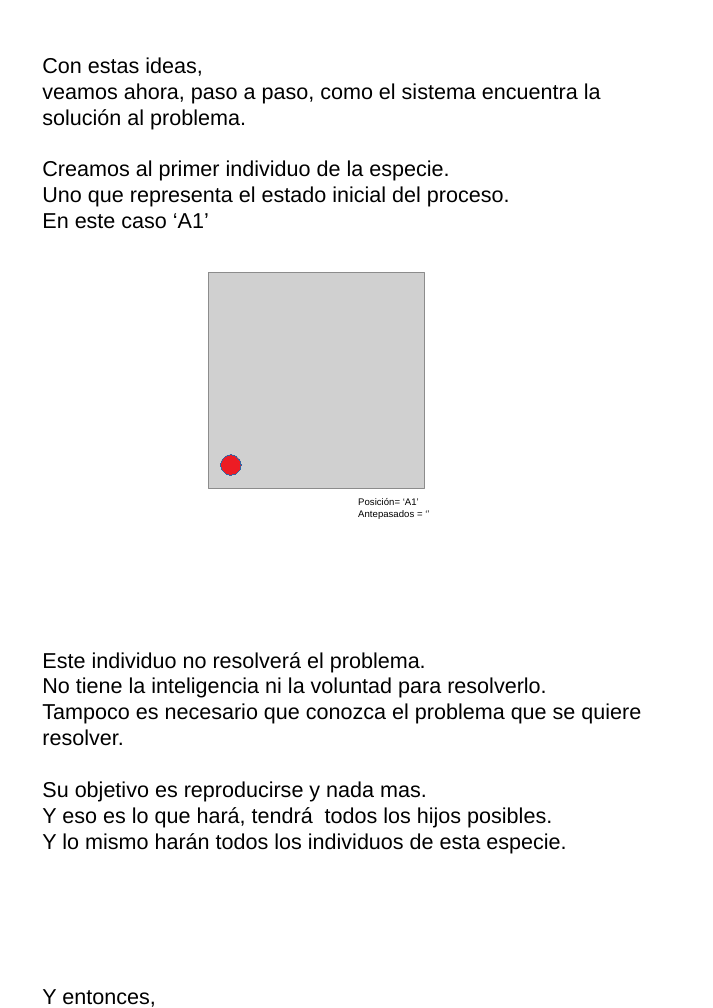
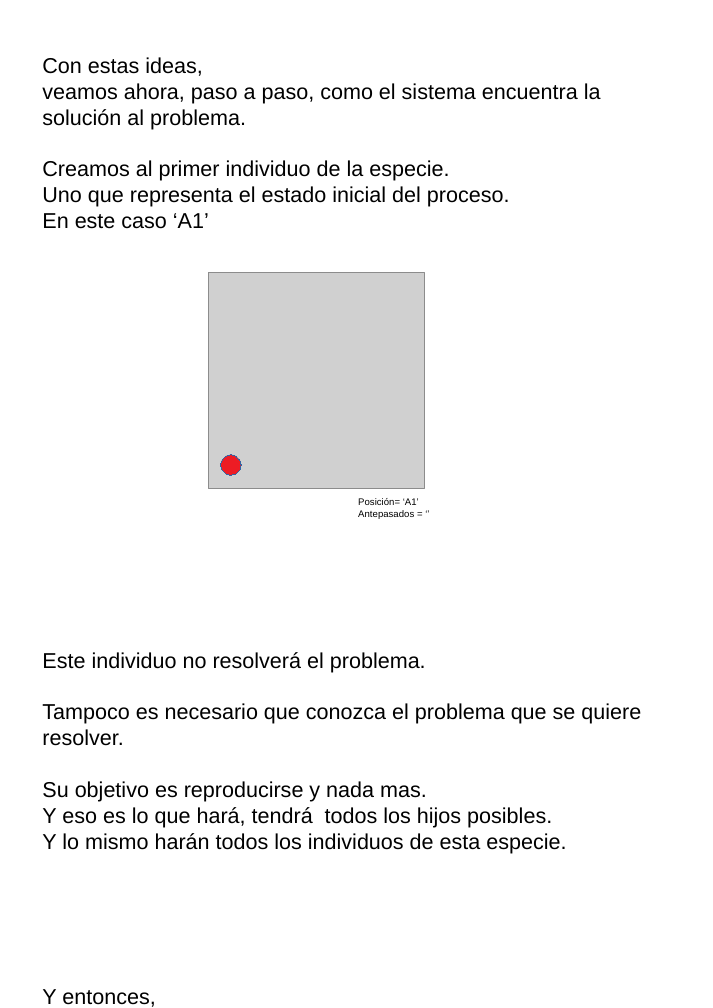
Before and after one commit to fabhrius/La-Cosa, a slide deck: slide 10 of capitulos/Resolver un problema simple/Resolviendo un problema simple.odp. Drawn at 713x1008 pixels with LibreOffice and Linux fonts; fonts in the diff are those of the drawing; grey boxes stand for pictures. Boxes give left, top, right and bottom in pixels: in the first picture for what was removed or moved away, otherwise in the second. Text is boxed around its words. In the diff, an @@ line names an element or a change of style, - is before the commit and + after.

```diff
--- a/capitulos/Resolver un problema simple/Resolviendo un problema simple.odp
+++ b/capitulos/Resolver un problema simple/Resolviendo un problema simple.odp
@@ text at (x1=42, y1=677, x2=546, y2=698): paragraph removed @@
-No tiene la inteligencia ni la voluntad para resolverlo.
```
Also in this commit, not shown: 6 other files.
